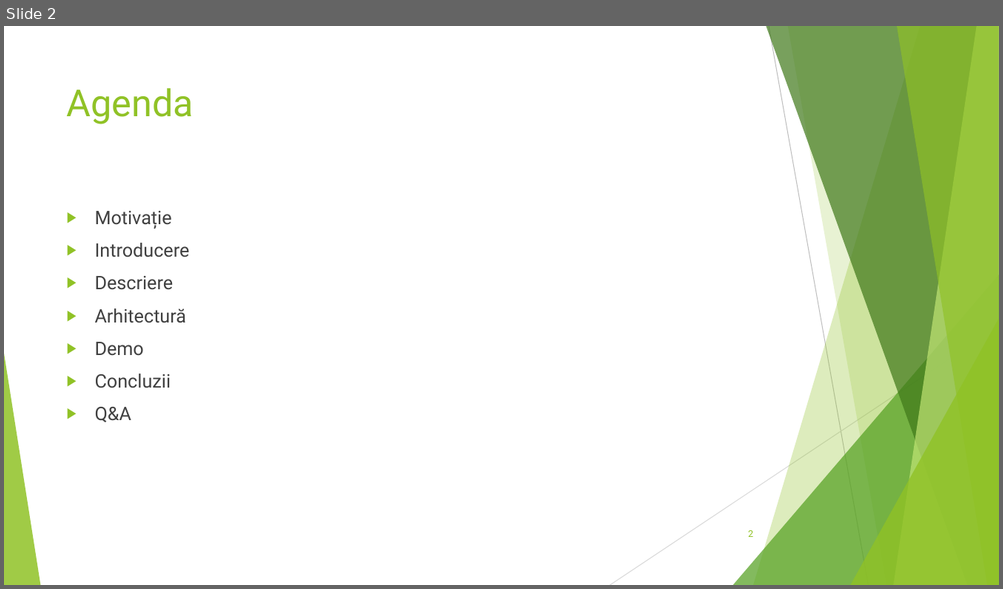
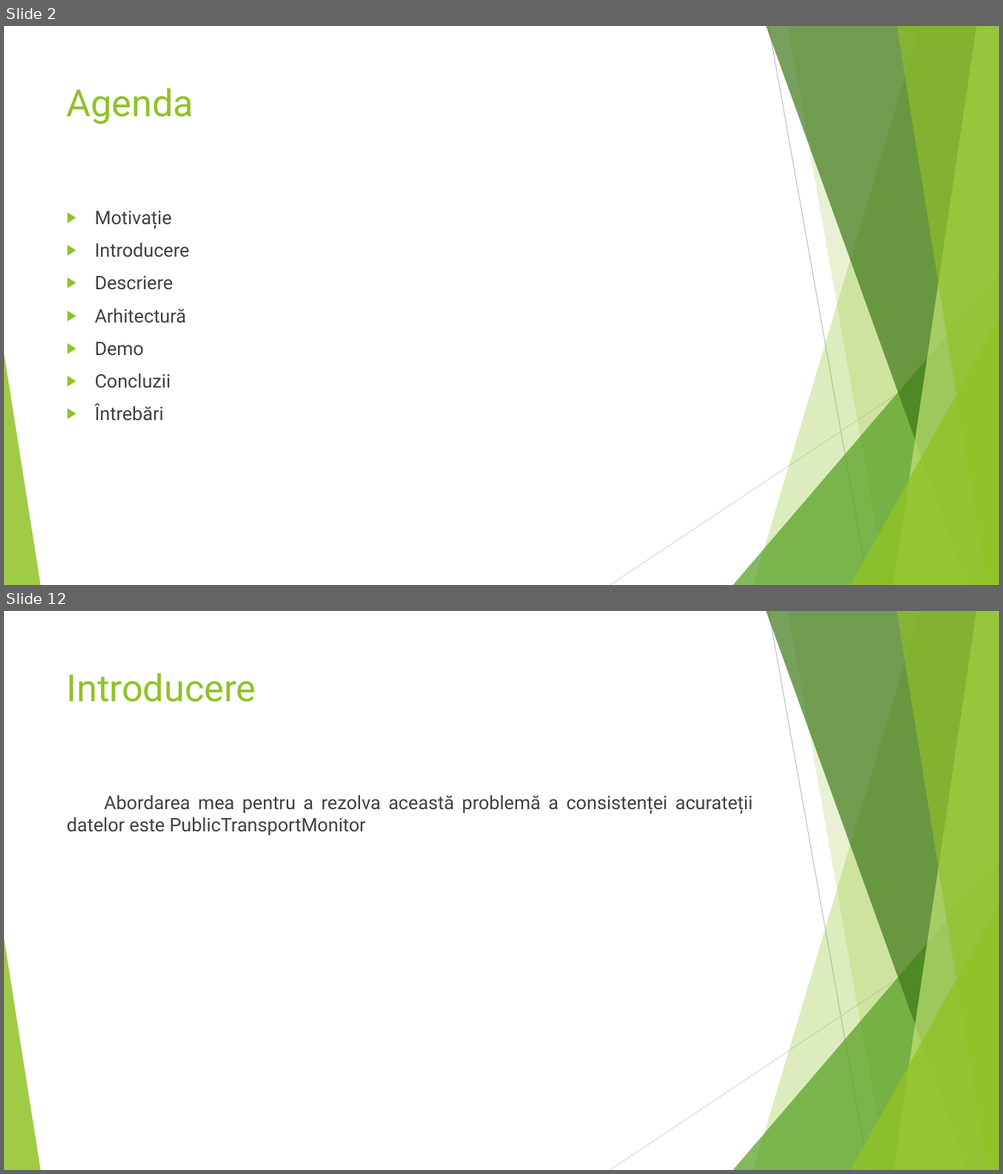
Before and after one commit to AdelinPamant/PublicTransportMonitor, a slide deck: Licenta2020PamintAdelin/PublicTransportMonitor - Prezentare.pptx. Shown one above the other, each under a label of ours: slide 2 before the commit, slides 2 and 12 after it; the slides between them are not shown. The pictures are 1003x589 and 1003x1174 pixels, drawn with LibreOffice and Linux fonts; fonts in the diff are those of the drawing. Boxes give left, top, right and bottom in pixels: in the first picture for what was removed or moved away, otherwise in the second. Text is boxed around its words. In the diff, an @@ line names an element or a change of style, - is before the commit and + after.

```diff
--- a/Licenta2020PamintAdelin/PublicTransportMonitor - Prezentare.pptx
+++ b/Licenta2020PamintAdelin/PublicTransportMonitor - Prezentare.pptx
@@ slide 12 added at <box>4,611,999,1170</box>, background #FFFFFF; not listed: 10 template elements that a slide beside it also shows @@
@@ title added at <box>67,673,256,702</box>, 36 pt, text #90C226 @@
+Introducere
@@ text added at <box>67,795,753,835</box>, 18 pt, text #404040 @@
+Abordarea mea pentru a rezolva această problemă a consistenței acurateții datelor este PublicTransportMonitor
@@ slide 2 changed as well @@
@@ text at <box>95,404,164,421</box>: text changed @@
-▶ Q&A
+▶ Întrebări
@@ page number removed at <box>748,531,753,537</box> @@
-2
```
Also in this commit, not shown: 3 other slides changed, 22 other slides added, 5 slides removed, 2 other files.
